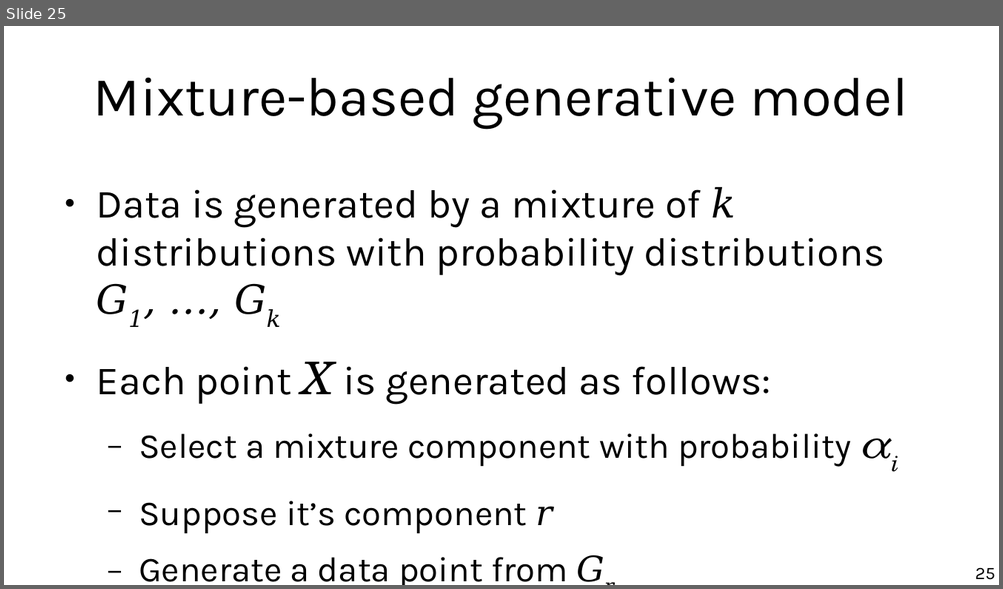
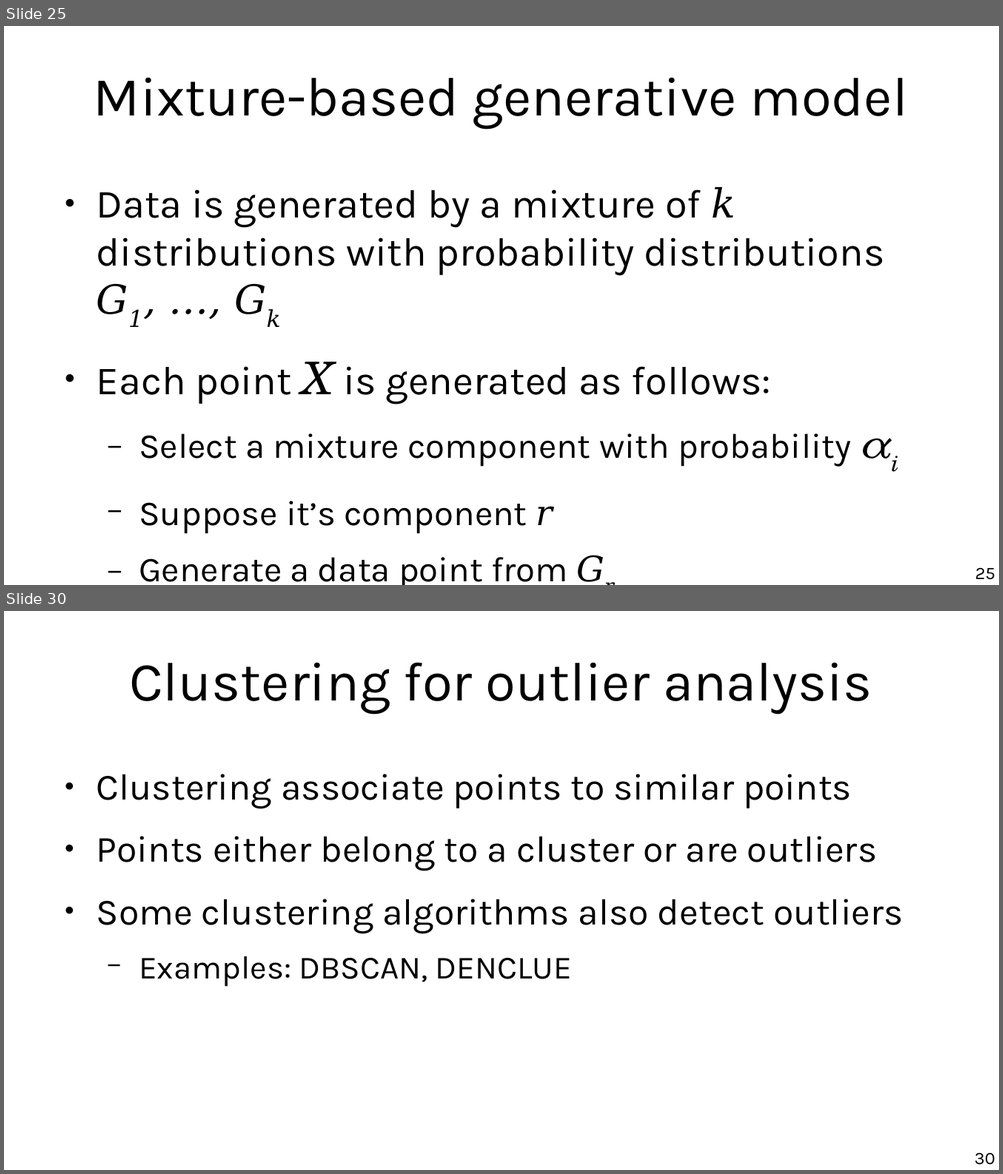
Before and after one commit to marco-calautti/data-mining-course, a slide deck: theory/tt09_outlier_detection.odp. Shown one above the other, each under a label of ours: slide 25 before the commit, slides 25 and 30 after it; the slides between them are not shown. The pictures are 1003x589 and 1003x1174 pixels, drawn with LibreOffice and Linux fonts; fonts in the diff are those of the drawing. Boxes give left, top, right and bottom in pixels: in the first picture for what was removed or moved away, otherwise in the second. Text is boxed around its words. In the diff, an @@ line names an element or a change of style, - is before the commit and + after.

```diff
--- a/theory/tt09_outlier_detection.odp
+++ b/theory/tt09_outlier_detection.odp
@@ slide 30 added at (4, 611, 999, 1170), background #FFFFFF @@
@@ title added at (129, 662, 872, 714), 44 pt, text #000000 @@
+Clustering for outlier analysis
@@ text added at (96, 774, 903, 987), 29.6 pt, text #000000 @@
+● Clustering associate points to similar points
+● Points either belong to a cluster or are outliers
+● Some clustering algorithms also detect outliers
+  − Examples: DBSCAN, DENCLUE
@@ page number added at (974, 1153, 995, 1165), 14 pt, text #000000 @@
+30
```
Also in this commit, not shown: 5 slides changed, 23 other slides added, 3 slides removed.
